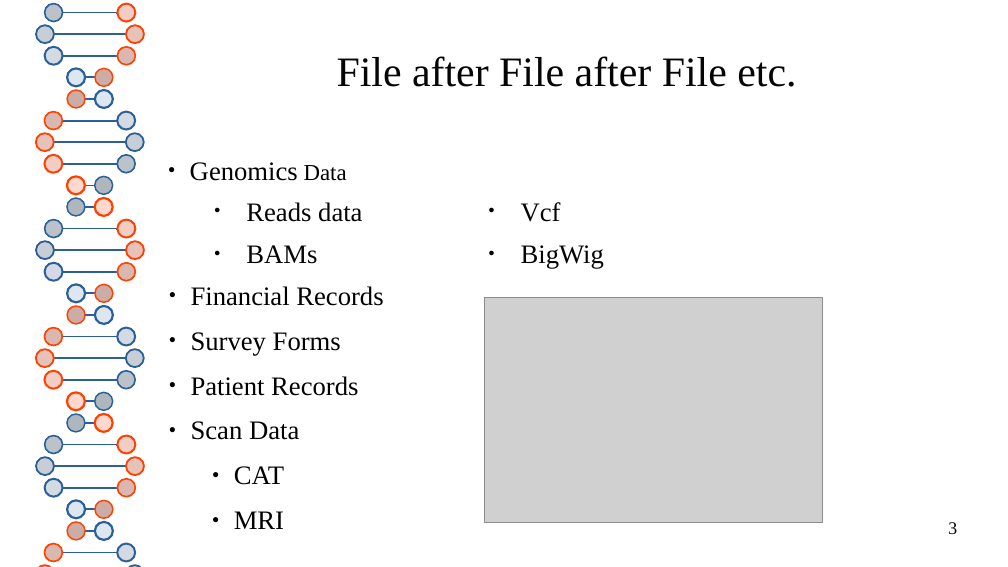
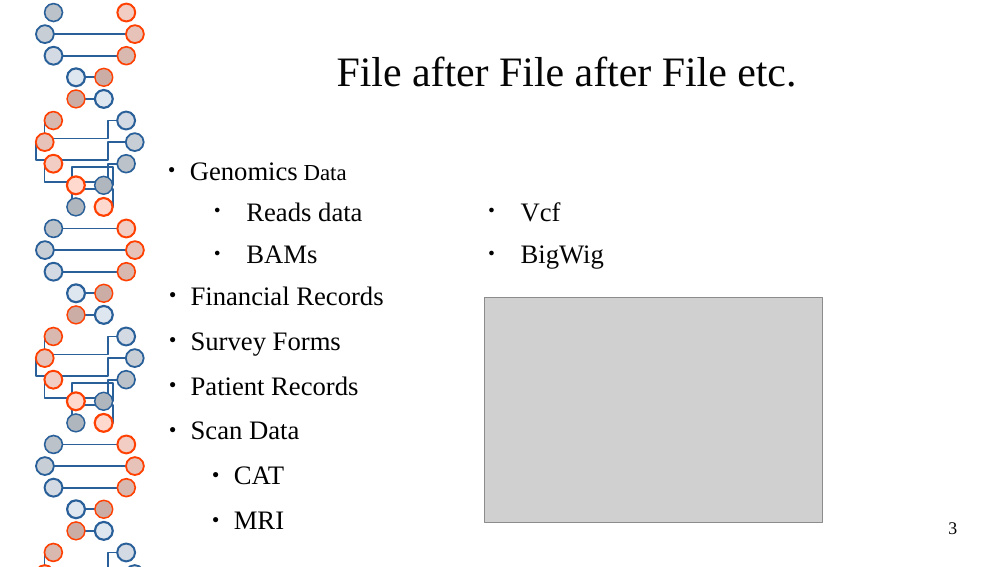
Before and after one commit to ncsa/llmflux-workshop, a slide deck: slide 3 of presenter/slides.pptx. Drawn at 1008x567 pixels with LibreOffice and Linux fonts; fonts in the diff are those of the drawing; grey boxes stand for pictures. Boxes give left, top, right and bottom in pixels: in the first picture for what was removed or moved away, otherwise in the second. Text is boxed around its words. In the diff, an @@ line names an element or a change of style, - is before the commit and + after.

```diff
--- a/presenter/slides.pptx
+++ b/presenter/slides.pptx
@@ elbow line removed from (62, 13) to (117, 13) @@
@@ elbow line moved from (117, 121) - (62, 121) to (126, 143) - (54, 142) @@
@@ elbow line moved from (126, 143) - (54, 143) to (117, 121) - (62, 121) @@
@@ elbow line (117, 164) - (62, 164): route changed @@
@@ elbow line moved from (95, 186) - (85, 186) to (85, 186) - (95, 186) @@
@@ elbow line moved from (95, 207) - (85, 207) to (85, 207) - (95, 207) @@
@@ elbow line moved from (117, 337) - (62, 337) to (126, 359) - (54, 359) @@
@@ elbow line moved from (126, 359) - (54, 359) to (117, 337) - (62, 337) @@
@@ elbow line (117, 380) - (62, 380): route changed @@
@@ elbow line moved from (95, 402) - (85, 402) to (85, 402) - (95, 402) @@
@@ elbow line moved from (95, 424) - (85, 424) to (85, 424) - (95, 424) @@
@@ elbow line (117, 552) - (62, 552): route changed @@
```
Also in this commit, not shown: 11 other slides changed, 4 other files.
